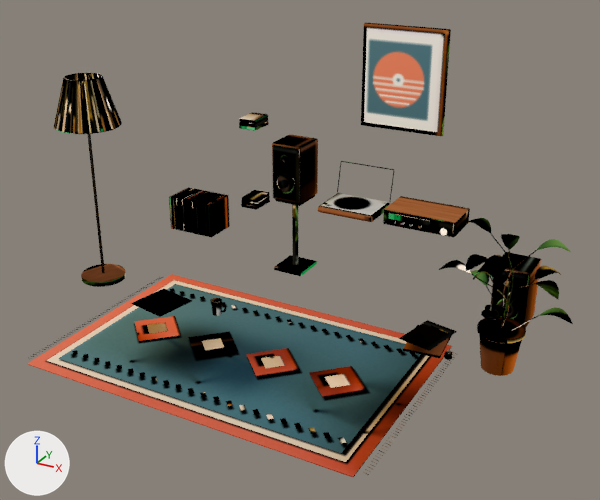
Before and after pictures for a commit that changed the glTF model src/assets/room/objects.glb.
Before and after are seen from a camera (50 mm lens) standing at (3.02, -4.79, 3.19) and looking at (0.34, 0.07, 0.76). The lights are fixed; the arrows at lower left show +X, +Y and +Z. The older version comes first. Vertices at exactly the same position are counted once.

Objects in the first picture: 'objects'.
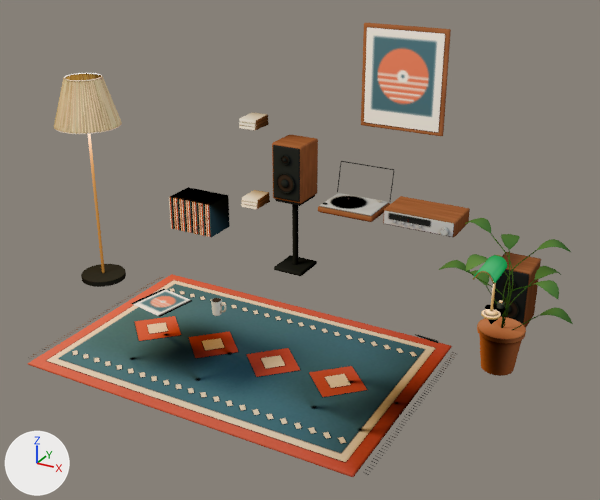
Boxes [x1, y1, x2, y2] around the edits, measured in the pictures (600 x 500 px; the box of a moved part takes in the faces that stretch with it):
part 1 of me_cube_121, moved or reshaped
    before: [444, 351, 452, 360]
    after: [429, 339, 438, 343]
part 2 of me_cube_121, added
    after: [497, 301, 504, 309]
part 3 of me_cube_121, deleted
    before: [399, 320, 457, 358]
part 4 of me_cube_121, surface changed
    both: [28, 23, 573, 477]

Patch to the scene script:
```diff
--- a/src/assets/room/objects.glb.py
+++ b/src/assets/room/objects.glb.py
@@ me_cube_121 @@
 # used by ob_objects; location = (0.1, -0.35, 0.025)
-me_cube_121.from_pydata(...)  # 15285 vertices, 28936 faces; spans x -2.06..2.15, y -0.86..1.82, z -0.01..2.15
+me_cube_121.from_pydata(...)  # 15796 vertices, 29950 faces; spans x -2.06..2.15, y -0.86..1.82, z -0.01..2.15
+# me_cube_121 part 1: the loose piece of 128 vertices spanning x 1.68..1.72, y -0.53..-0.49, z 0.74..0.77 is multiplied about its middle by the matrix ((0.03, 0.0, 1.735), (0.245, 0.0, -0.209), (0.0, 0.247, 0.0)), then moved by (-0.14, 0.13, -0.01)
+# me_cube_121 part 2: the loose piece of 128 vertices spanning x 1.68..1.72, y -0.53..-0.49, z 0.74..0.77 is copied, and the copy is moved by (0.08, 0.74, 0.0); it spans x 1.76..1.8, y 0.21..0.25, z 0.74..0.77
+# me_cube_121 part 3
+# 48 vertices are removed from x 1.39..1.66, y -0.56..-0.18, z 0.74..0.76
+# 88 faces are deleted
+# me_cube_121 part 4: 27078 kept faces spanning x -2.06..2.15, y -0.86..1.82, z -0.01..2.15 get new texture (UV) coordinates
+# other edits to the shape of me_cube_121 do not show in these pictures
 me_cube_121.materials.append(mat_objects_baked_unlit)
```
